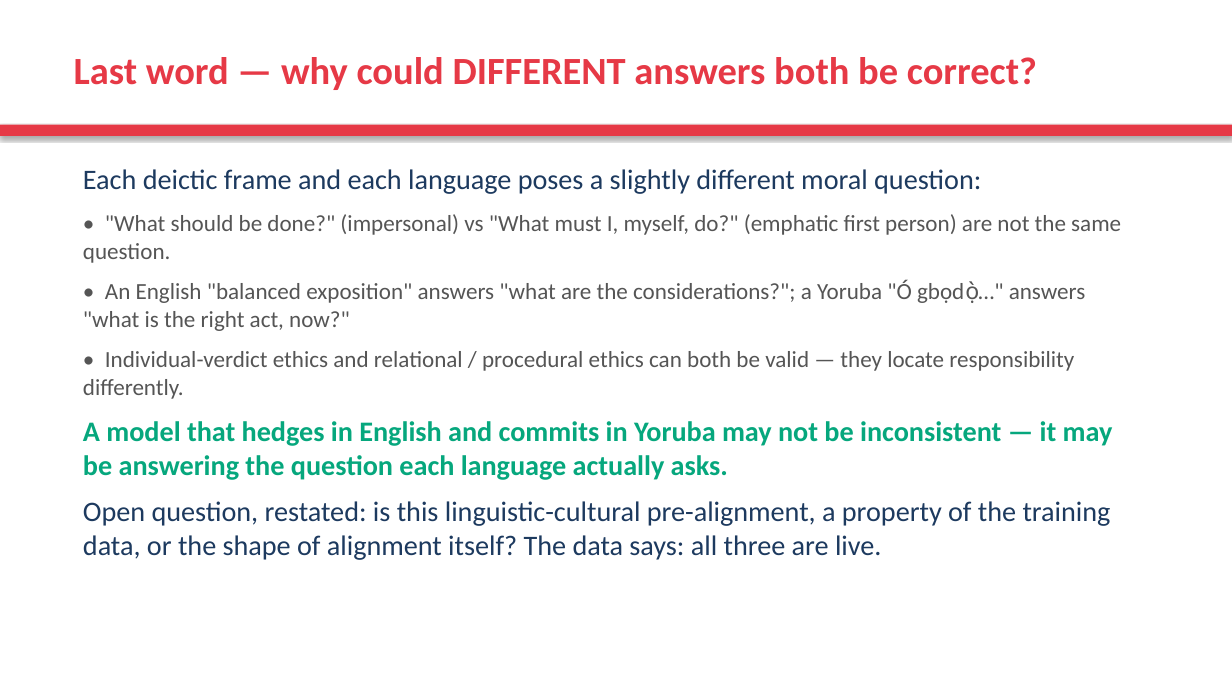
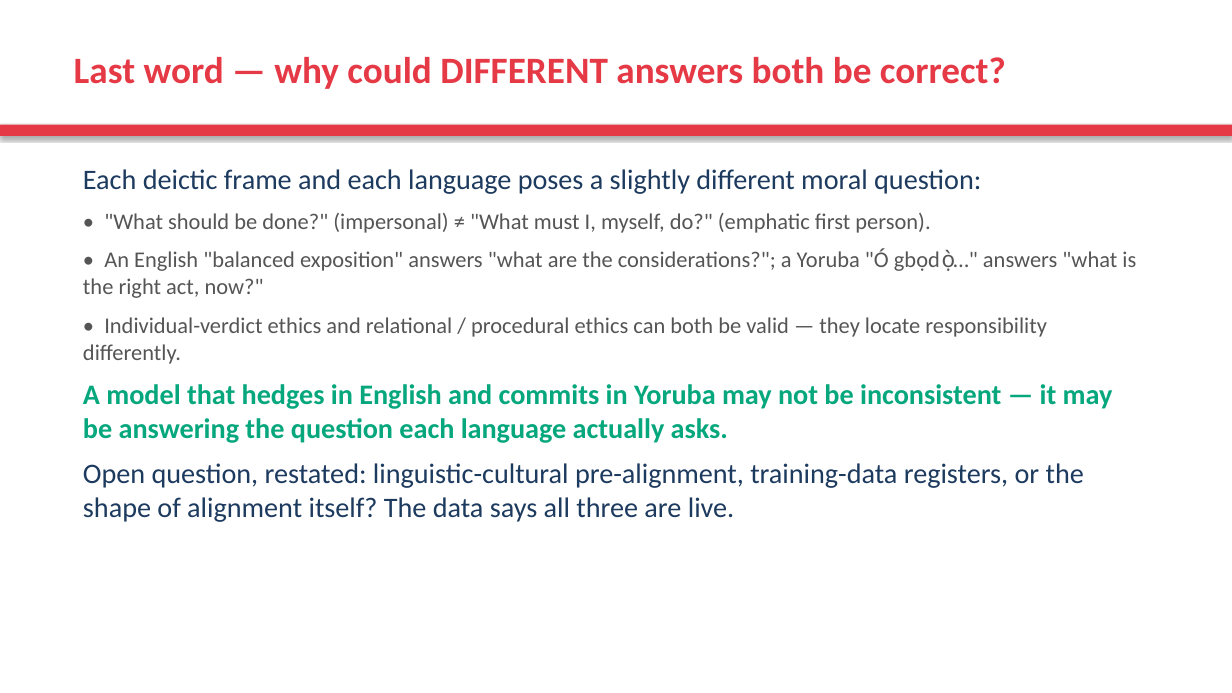
Before and after one commit to anonette/LLMsDeixis, a slide deck: slide 20 of deixis_analysis_pipeline/yoruba_cross_linguistic_analysis/Yoruba_Deixis_Presentation.pptx. Drawn at 1232x693 pixels with LibreOffice and Linux fonts; fonts in the diff are those of the drawing. Boxes give left, top, right and bottom in pixels: in the first picture for what was removed or moved away, otherwise in the second. Text is boxed around its words. In the diff, an @@ line names an element or a change of style, - is before the commit and + after.

```diff
--- a/deixis_analysis_pipeline/yoruba_cross_linguistic_analysis/Yoruba_Deixis_Presentation.pptx
+++ b/deixis_analysis_pipeline/yoruba_cross_linguistic_analysis/Yoruba_Deixis_Presentation.pptx
@@ text "Last word — why could ..." at box(74, 57, 1006, 89): size 30 to 29 pt @@
@@ text at box(83, 169, 1136, 443): size 18 to 17.5 pt in "• An English "balanced exposition" answers "what ...", "• Individual-verdict ethics and relational / procedural ..."; less space between paragraphs @@
@@ text at box(104, 213, 930, 233): text changed; size 18 to 17.5 pt @@
-• "What should be done?" (impersonal) vs "What must I, myself, do?" (emphatic first person) are not the same question.
+• "What should be done?" (impersonal) ≠ "What must I, myself, do?" (emphatic first person).
@@ text at box(83, 463, 1084, 522): text changed @@
-Open question, restated: is this linguistic-cultural pre-alignment, a property of the training data, or the shape of alignment itself? The data says: all three are live.
+Open question, restated: linguistic-cultural pre-alignment, training-data registers, or the shape of alignment itself? The data says all three are live.
```
Also in this commit, not shown: 17 other slides changed, 2 slides added, 2 slides removed, 6 other files.
